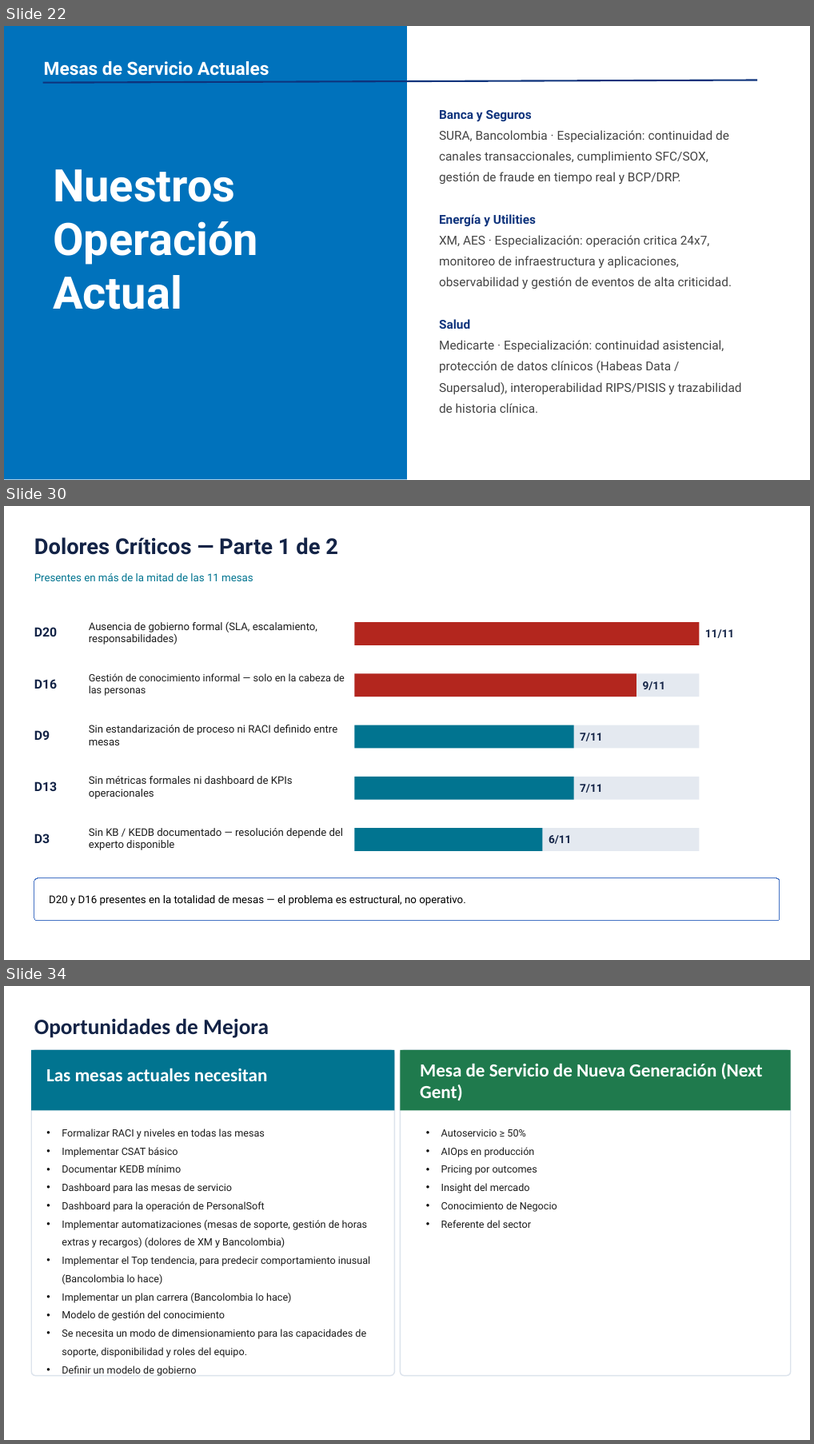
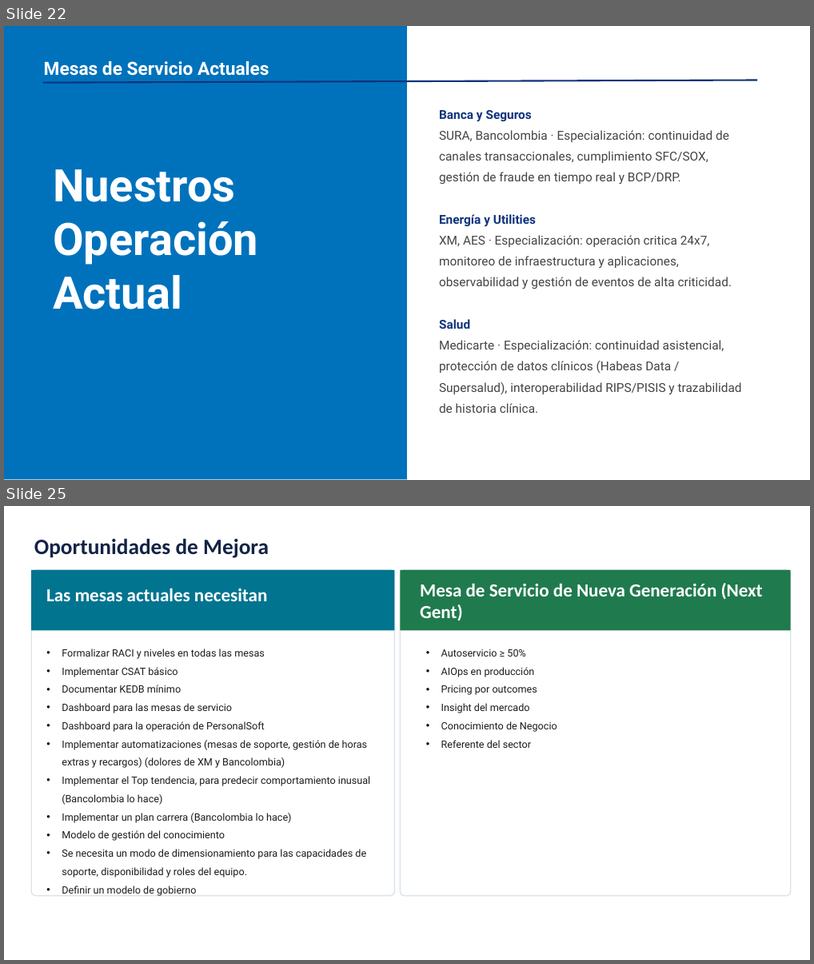
Before and after one commit to nataliazarthapersonalsoft/mesadeservicio-modernizacionaplicaciones, a slide deck: 01-Ideacion/01-benchmarking/Benchmarking Mesa de Servicio.pptx. Shown one above the other, each under a label of ours: slides 22, 30 and 34 before the commit, slides 22 and 25 after it; the slides between them are not shown. The pictures are 814x1444 and 814x964 pixels, drawn with LibreOffice and Linux fonts; fonts in the diff are those of the drawing; background and template pictures are left out. Boxes give left, top, right and bottom in pixels: in the first picture for what was removed or moved away, otherwise in the second. Text is boxed around its words. In the diff, an @@ line names an element or a change of style, - is before the commit and + after.

```diff
--- a/01-Ideacion/01-benchmarking/Benchmarking Mesa de Servicio.pptx
+++ b/01-Ideacion/01-benchmarking/Benchmarking Mesa de Servicio.pptx
@@ slide 30 removed at (4,506,810,960), background #FFFFFF @@
@@ text removed at (34,537,338,555) @@
-Dolores Críticos — Parte 1 de 2
@@ text removed at (34,573,254,581) @@
-Presentes en más de la mitad de las 11 mesas
@@ text removed at (89,621,318,644) @@
-Ausencia de gobierno formal (SLA, escalamiento, responsabilidades)
@@ rectangle removed at (354,622,700,644) @@
@@ text removed at (34,627,57,636) @@
-D20
@@ text removed at (706,629,734,638) @@
-11/11
@@ text removed at (89,673,345,696) @@
-Gestión de conocimiento informal — solo en la cabeza de las personas
@@ text removed at (34,679,57,688) @@
-D16
@@ rectangle removed at (354,674,700,696) @@
@@ rectangle removed at (354,674,637,696) @@
@@ text removed at (643,681,666,690) @@
-9/11
@@ text removed at (34,730,50,740) @@
-D9
@@ text removed at (89,724,338,745) @@
-Sin estandarización de proceso ni RACI definido entre mesas
@@ rectangle removed at (354,724,700,747) @@
@@ rectangle removed at (354,724,574,747) @@
@@ text removed at (580,732,603,741) @@
-7/11
@@ text removed at (34,781,57,791) @@
-D13
@@ text removed at (89,776,293,799) @@
-Sin métricas formales ni dashboard de KPIs operacionales
@@ rectangle removed at (354,776,700,799) @@
@@ rectangle removed at (354,776,574,799) @@
@@ text removed at (580,784,603,792) @@
-7/11
@@ text removed at (34,833,50,843) @@
-D3
@@ text removed at (89,828,344,850) @@
-Sin KB / KEDB documentado — resolución depende del experto disponible
@@ rectangle removed at (354,828,700,850) @@
@@ rectangle removed at (354,828,542,850) @@
@@ text removed at (549,835,572,844) @@
-6/11
@@ rounded rectangle removed at (34,878,781,920) @@
@@ text removed at (49,895,466,905) @@
-D20 y D16 presentes en la totalidad de mesas — el problema es estructural, no operativo.
@@ what was slide 34 is now slide 25 @@
```
Also in this commit, not shown: 7 slides changed, 6 slides added, 23 other slides removed, 5 other files.
